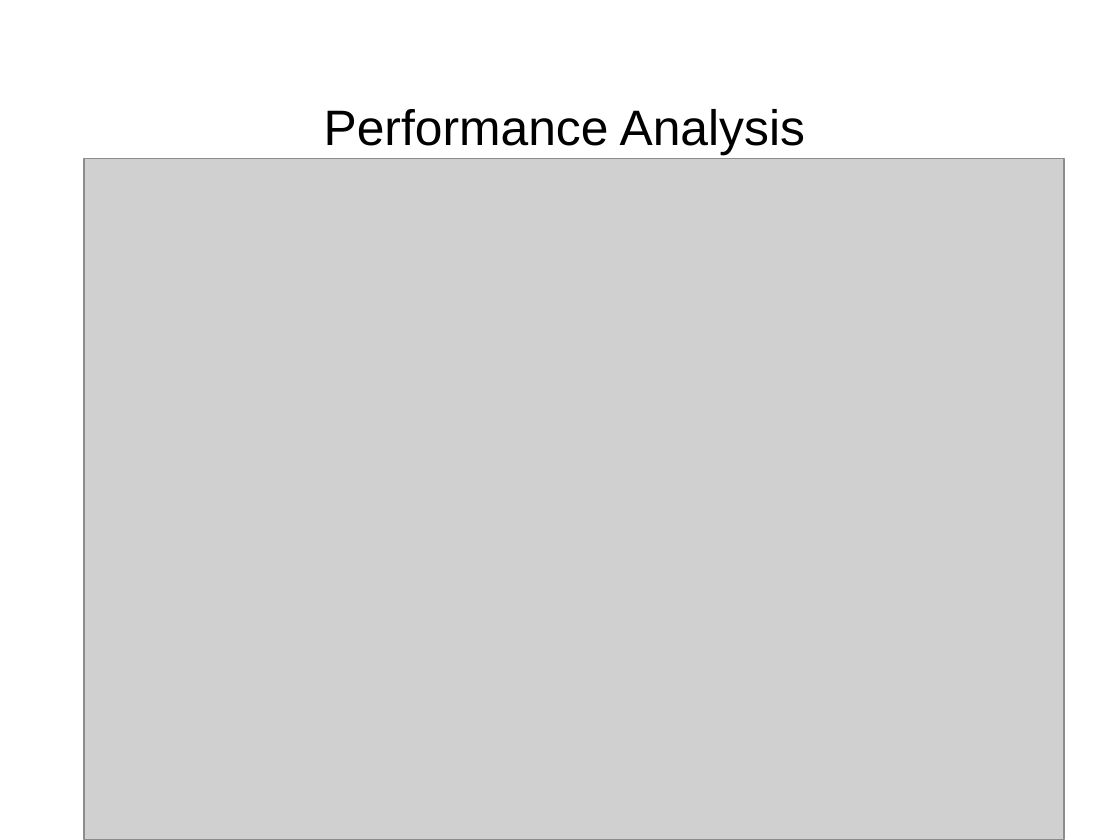
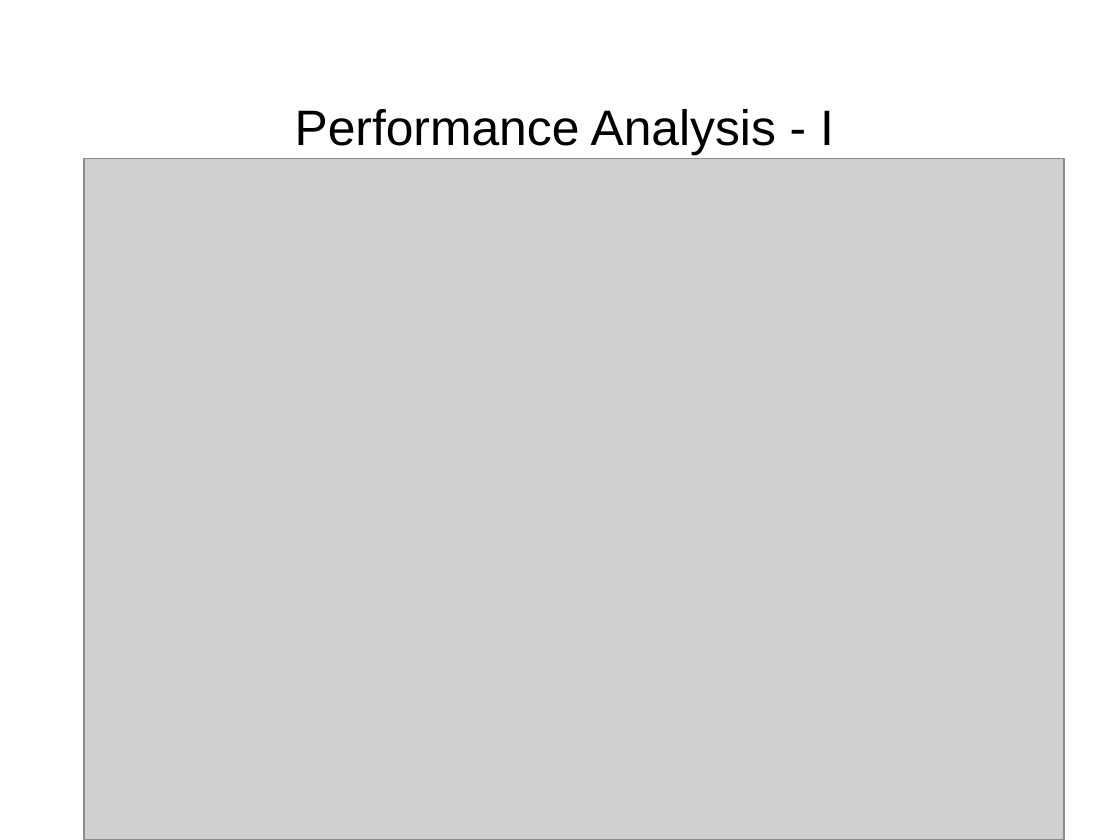
Before and after one commit to SouravChakraborty/CharacterRecognition_ANN, a slide deck: slide 12 of CHARACTER RECOGNITION USING NEURAL NETWORKS.pptx (slide 13 before the commit). Drawn at 1120x840 pixels with LibreOffice and Linux fonts; fonts in the diff are those of the drawing; grey boxes stand for pictures; background and template pictures are left out. Boxes give left, top, right and bottom in pixels: in the first picture for what was removed or moved away, otherwise in the second. Text is boxed around its words. In the diff, an @@ line names an element or a change of style, - is before the commit and + after.

```diff
--- a/CHARACTER RECOGNITION USING NEURAL NETWORKS.pptx
+++ b/CHARACTER RECOGNITION USING NEURAL NETWORKS.pptx
@@ title at (x1=295, y1=109, x2=834, y2=156): text changed @@
-Performance Analysis
+Performance Analysis - I
```
Also in this commit, not shown: 1 slide added, 1 slide removed.
